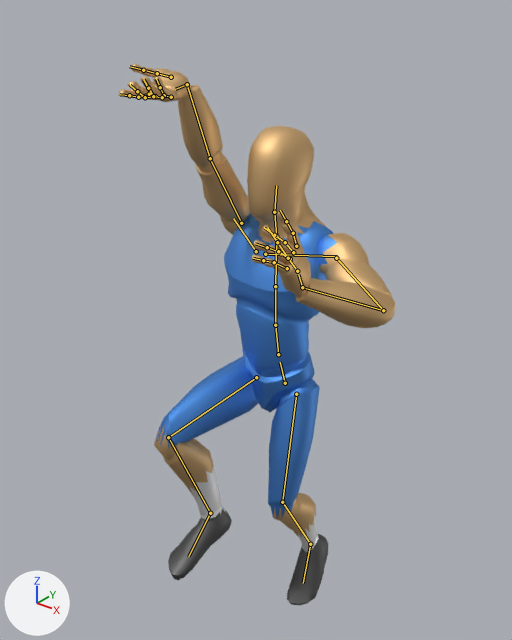
Before and after pictures for a commit that changed the glTF model player.glb.
Before and after are seen from a 50 mm camera at (1.29, -1.73, 2.25) aimed at (-0.01, -0.1, 1.24). Lighting does not change. The marker at lower left points along +X, +Y and +Z. The first picture is the older version. Both versions are drawn at frame 9 of the action 'layup'; the numbers are the values there. The bones that change, and the others that lie on the model, are drawn over the model as lines.

Names of what the first picture shows: 'Mannequin'.
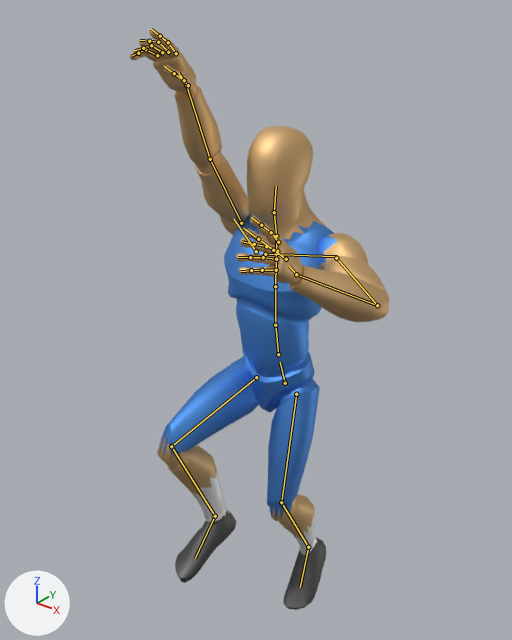
Where the change shows, as pixel boxes [x1, y1, x2, y2] in the pictures (512 x 640 px):
'Mannequin', posed (8% taller): before [119, 64, 395, 605]; after [129, 28, 390, 610]
bone 'DEF-upper_arm.L', root to tip: before (336, 258) to (383, 310); after (336, 258) to (377, 305)
bone 'DEF-forearm.L', root to tip: before (383, 310) to (302, 287); after (377, 305) to (296, 274)
bone 'DEF-hand.L', root to tip: before (302, 287) to (298, 274); after (296, 274) to (289, 266)
bone 'DEF-hand.R', root to tip: before (187, 84) to (175, 89); after (186, 85) to (178, 72)
bone 'DEF-thigh.L', root to tip: before (296, 394) to (282, 502); after (296, 394) to (281, 502)
bone 'DEF-thigh.R', root to tip: before (256, 377) to (168, 437); after (256, 377) to (171, 446)
bone 'DEF-shin.R', root to tip: before (168, 437) to (210, 513); after (171, 446) to (215, 516)

Patch to the scene script:
```diff
--- a/player.glb.py
+++ b/player.glb.py
@@ bone_def_upper_arm_l @@
 bone_def_upper_arm_l = bpy.data.objects['Rig'].pose.bones['DEF-upper_arm.L']  # child of 'DEF-shoulder.L'
-bone_def_upper_arm_l.rotation_quaternion = (0.951, 0.212, -0.161, -0.156)  # degrees (28, -14, -22)
+bone_def_upper_arm_l.rotation_quaternion = (0.934, 0.259, -0.206, -0.136)  # degrees (35, -18, -22)
@@ bone_def_forearm_l @@
 bone_def_forearm_l = bpy.data.objects['Rig'].pose.bones['DEF-forearm.L']  # child of 'DEF-upper_arm.L'
-bone_def_forearm_l.rotation_quaternion = (0.651, 0.759, 0.0, 0.0)  # degrees (99, 0, 0)
+bone_def_forearm_l.rotation_quaternion = (0.676, 0.737, 0.0, 0.0)  # degrees (95, 0, 0)
@@ bone_def_hand_l @@
 bone_def_hand_l = bpy.data.objects['Rig'].pose.bones['DEF-hand.L']  # child of 'DEF-forearm.L'
-bone_def_hand_l.rotation_quaternion = (0.846, 0.118, -0.346, 0.388)  # degrees (-5, -43, 51)
+bone_def_hand_l.rotation_quaternion = (0.891, -0.085, -0.355, 0.269)  # degrees (-25, -36, 42)
@@ bone_def_hand_r @@
 bone_def_hand_r = bpy.data.objects['Rig'].pose.bones['DEF-hand.R']  # child of 'DEF-forearm.R'
-bone_def_hand_r.rotation_quaternion = (0.0, -0.578, 0.815, -0.035)  # degrees (3, -178, 71)
+bone_def_hand_r.rotation_quaternion = (0.995, -0.039, 0.03, 0.081)  # degrees (-4, 4, 9)
@@ bone_def_thigh_l @@
 bone_def_thigh_l = bpy.data.objects['Rig'].pose.bones['DEF-thigh.L']  # child of 'DEF-hips'
-bone_def_thigh_l.rotation_quaternion = (0.983, -0.169, -0.066, -0.026)  # degrees (-19, -8, -2)
+bone_def_thigh_l.rotation_quaternion = (0.981, -0.179, -0.066, -0.027)  # degrees (-21, -8, -2)
@@ bone_def_thigh_r @@
 bone_def_thigh_r = bpy.data.objects['Rig'].pose.bones['DEF-thigh.R']  # child of 'DEF-hips'
-bone_def_thigh_r.rotation_quaternion = (0.746, -0.661, 0.072, 0.036)  # degrees (-83, 9, -2)
+bone_def_thigh_r.rotation_quaternion = (0.779, -0.623, 0.067, 0.038)  # degrees (-77, 9, -1)
@@ bone_def_shin_r @@
 bone_def_shin_r = bpy.data.objects['Rig'].pose.bones['DEF-shin.R']  # child of 'DEF-thigh.R'
-bone_def_shin_r.rotation_quaternion = (0.666, 0.746, 0.0, 0.0)  # degrees (96, 0, 0)
+bone_def_shin_r.rotation_quaternion = (0.687, 0.726, 0.0, 0.0)  # degrees (93, 0, 0)
```
